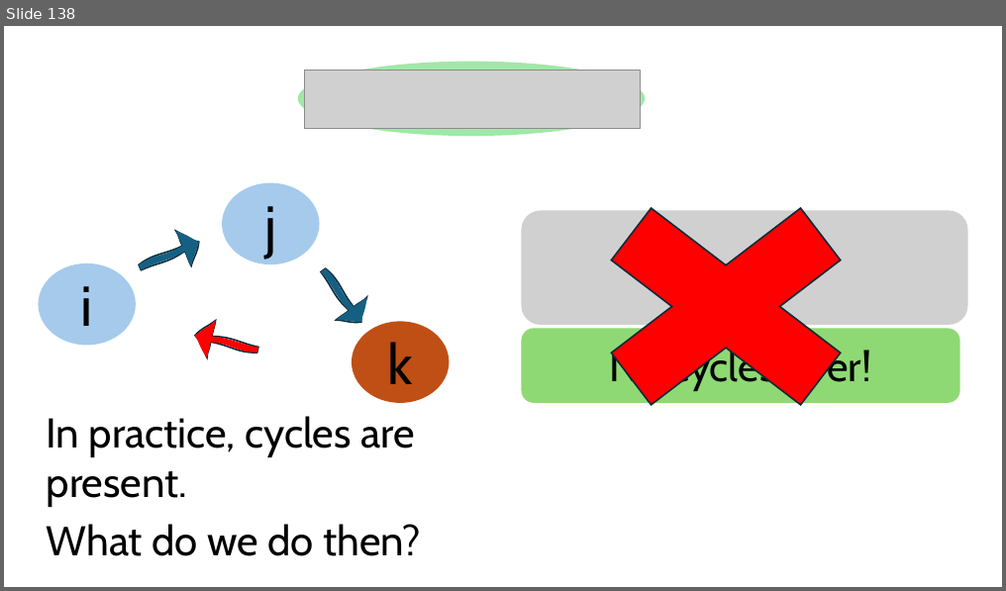
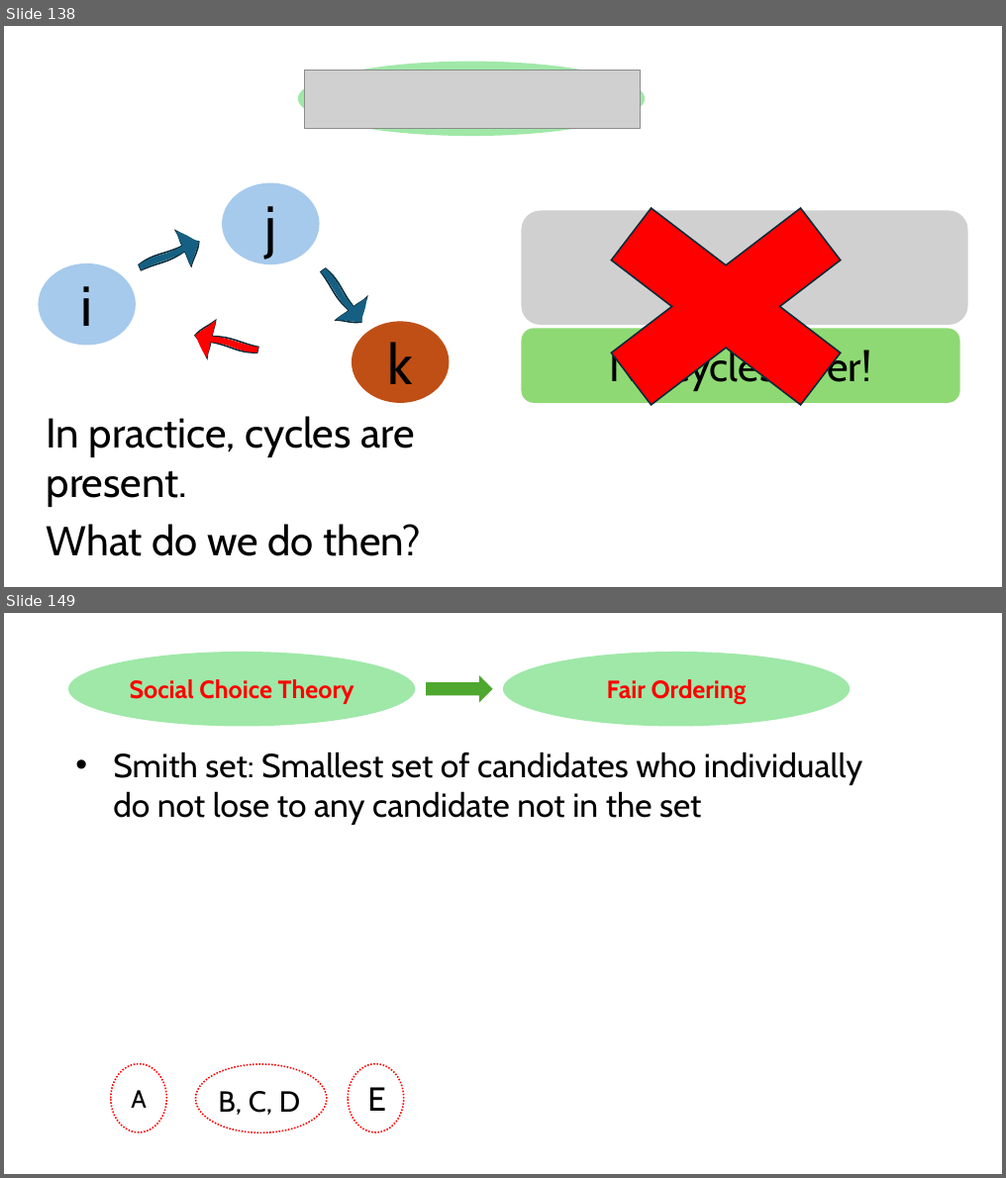
Before and after one commit to HaseebLUMS/Onyx-Presentation, a slide deck: thesis-latency-fairness.pptx. Shown one above the other, each under a label of ours: slide 138 before the commit, slides 138 and 149 after it; the slides between them are not shown. The pictures are 1006x591 and 1006x1178 pixels, drawn with LibreOffice and Linux fonts; fonts in the diff are those of the drawing; grey boxes stand for pictures. Boxes give left, top, right and bottom in pixels: in the first picture for what was removed or moved away, otherwise in the second. Text is boxed around its words. In the diff, an @@ line names an element or a change of style, - is before the commit and + after.

```diff
--- a/thesis-latency-fairness.pptx
+++ b/thesis-latency-fairness.pptx
@@ slide 149 added at <box>4,613,1002,1174</box>, background #FFFFFF @@
@@ ellipse added at <box>68,652,415,727</box>, fill #47D45A at 52% opacity, 24 pt, text #FF0000, bold @@
+Social Choice Theory
@@ ellipse added at <box>503,652,849,727</box>, fill #47D45A at 52% opacity, 24 pt, text #FF0000, bold @@
+Fair Ordering
@@ down arrow added at <box>427,677,492,700</box>, fill #4EA72E, outline #4EA72E 1.5 pt @@
@@ text added at <box>113,752,862,825</box>, 32 pt, text #000000 @@
+• Smith set: Smallest set of candidates who individually do not lose to any candidate not in the set
@@ ellipse added at <box>111,1064,167,1134</box>, outline #FF0000 1.5 pt dashed @@
@@ ellipse added at <box>196,1064,327,1134</box>, outline #FF0000 1.5 pt dashed @@
@@ ellipse added at <box>348,1064,404,1134</box>, outline #FF0000 1.5 pt dashed @@
@@ text added at <box>367,1087,386,1111</box>, 32 pt, text #000000 @@
+E
@@ text added at <box>131,1090,147,1108</box>, 24 pt, text #000000 @@
+A
@@ text added at <box>218,1091,300,1115</box>, 28 pt, text #000000 @@
+B, C, D
```
Also in this commit, not shown: 6 slides changed, 6 other slides added, 2 slides removed.
